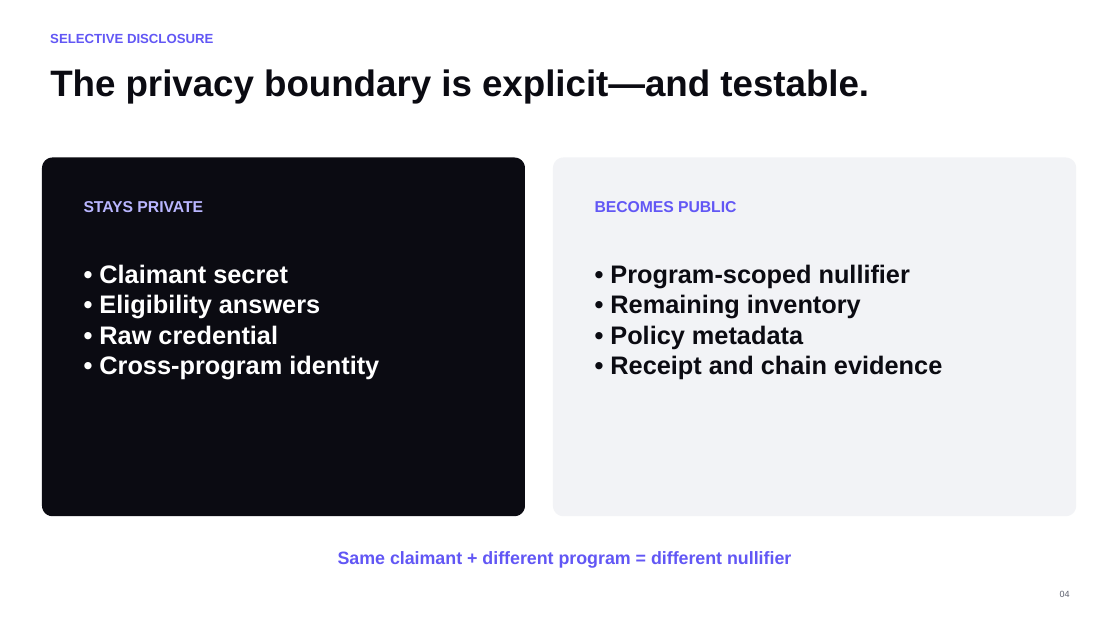
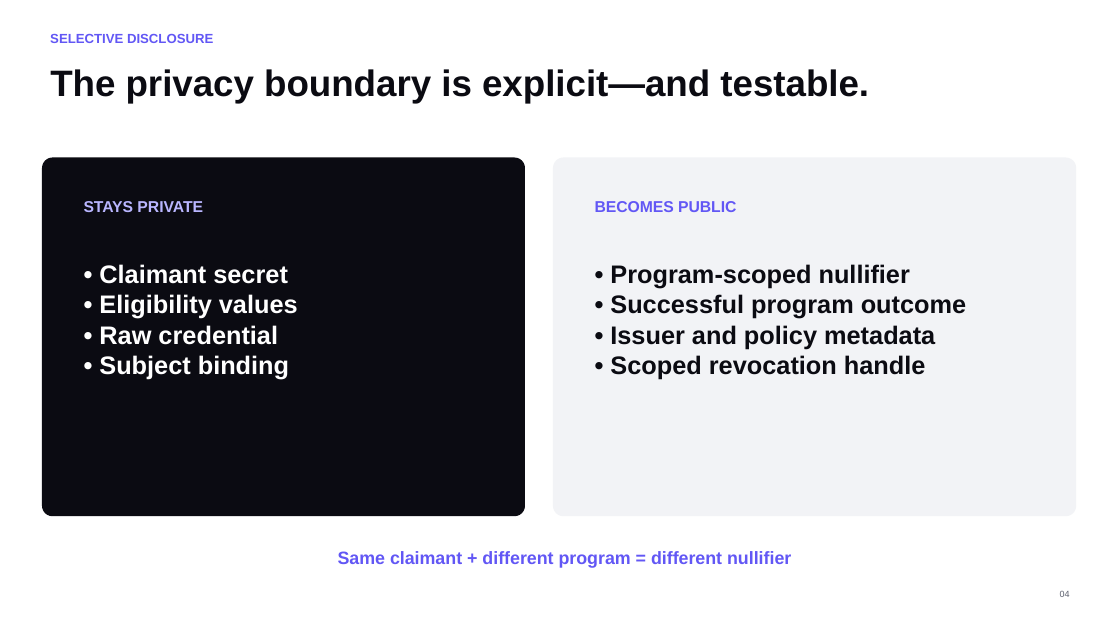
Before and after one commit to 0xNexuz/aletheia, a slide deck: slide 4 of submission/Aletheia_Midnight_Buildathon_Wave1.pptx. Drawn at 1120x630 pixels with LibreOffice and Linux fonts; fonts in the diff are those of the drawing. Boxes give left, top, right and bottom in pixels: in the first picture for what was removed or moved away, otherwise in the second. Text is boxed around its words. In the diff, an @@ line names an element or a change of style, - is before the commit and + after.

Commit message:
fix: align submission evidence and hosted contract discovery

```diff
--- a/submission/Aletheia_Midnight_Buildathon_Wave1.pptx
+++ b/submission/Aletheia_Midnight_Buildathon_Wave1.pptx
@@ text at <box>99,294,298,319</box>: text changed @@
-• Eligibility answers
+• Eligibility values
@@ text at <box>610,294,966,380</box>: text changed @@
-• Remaining inventory
-• Policy metadata
-• Receipt and chain evidence
+• Successful program outcome
+• Issuer and policy metadata
+• Scoped revocation handle
@@ text at <box>99,355,289,380</box>: text changed @@
-• Cross-program identity
+• Subject binding
```
Also in this commit, not shown: 7 other slides changed, 16 other files.
